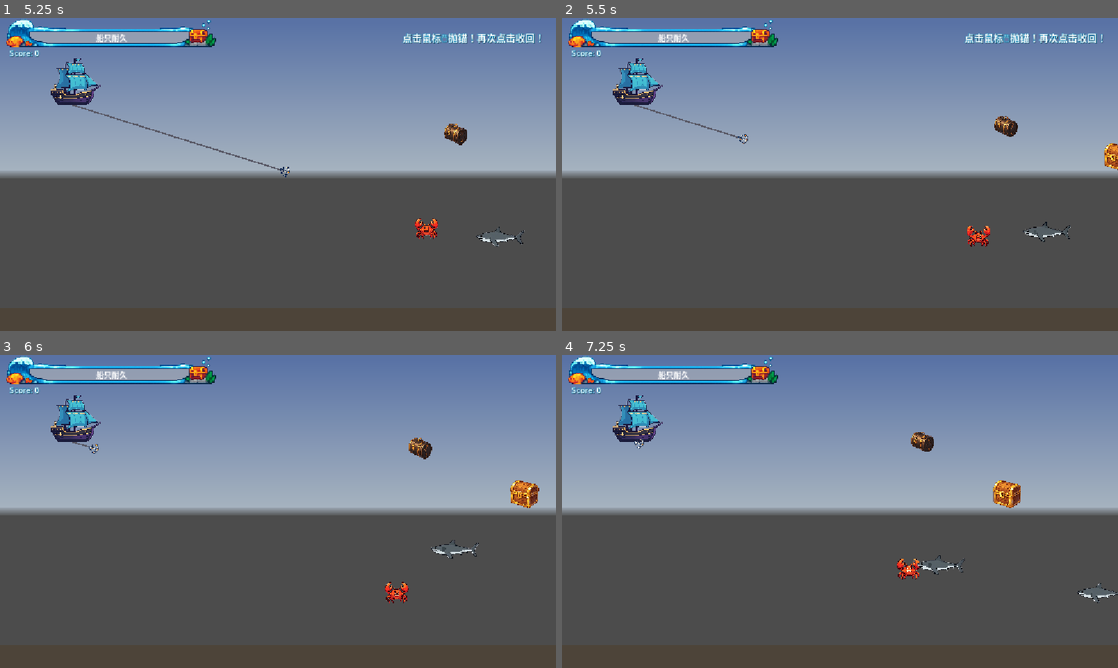
Above: before the commit, frames 1-4 (two rows, left to right).
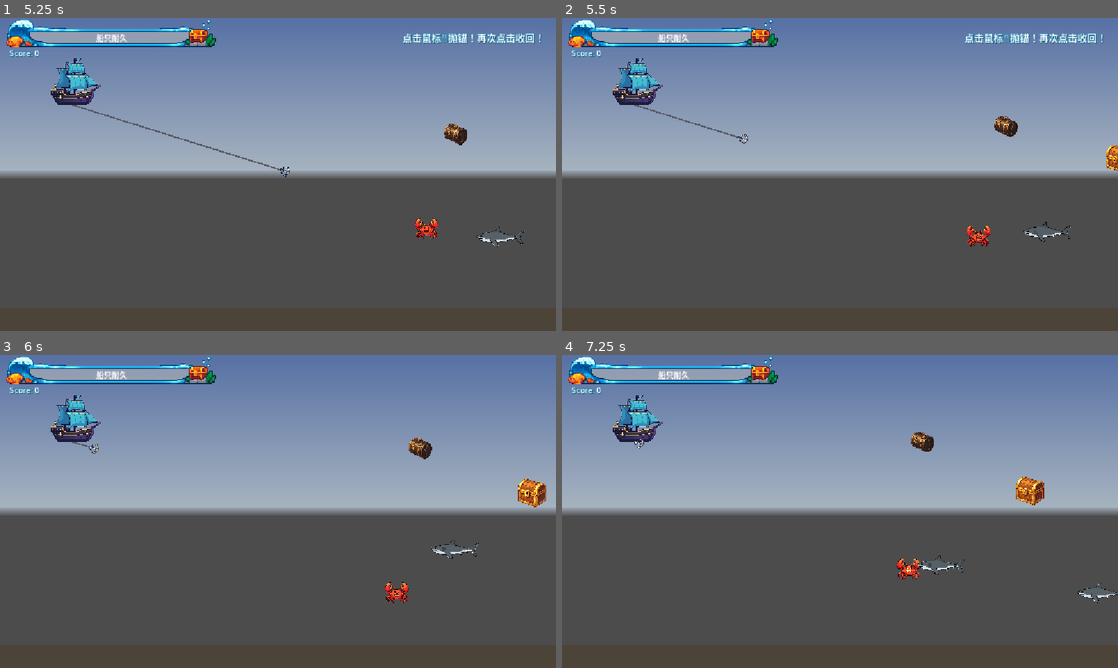
Above: after the commit, the same moments.

Repository: hysonger/anchor-loot
Game: Godot game, scene res://scenes/main.tscn
Same seed, same stepped clock (60 frames per second), same inputs: the game is played once before the commit and once after it. A sky picture missing from this copy of the repository is replaced by a grey-blue gradient.
Inputs (mouse positions are in pixels of both pictures, inside the frame that each line leads up to):
- Up to frame 1 (5.25 s): click "开始游戏 [Space]" at 0.5 s; tap Enter at 1.25 s; move the mouse to (400, 158) at 1.27 s; click (400, 158) at 1.42 s; tap Space at 1.52, 2.27, 3.77, 4.52 s; move the mouse to (166, 190) at 2.02 s; click (166, 190) at 2.17 s; move the mouse to (333, 105) at 2.77 s; click (333, 105) at 2.92 s; move the mouse to (250, 237) at 3.52 s; click (250, 237) at 3.67 s; move the mouse to (444, 221) at 4.27 s; click (444, 221) at 4.42 s; move the mouse to (111, 127) at 5.02 s; click (111, 127) at 5.17 s
- Up to frame 2 (5.5 s): tap Space at 5.27 s
- Up to frame 3 (6 s): move the mouse to (305, 511) at 5.77 s; click (305, 511) at 5.92 s
- Up to frame 4 (7.25 s): move the mouse to (756, 433) at 6.52 s; click (756, 433) at 6.67 s; tap Space at 6.77 s

Frame 1 is identical in both runs. In frame 2, 0.1% of the frame differs, in the area x 97-100%, y 40-49%; in frame 3, 0.4%; in frame 4, 0.7%, in the area x 77-87%, y 38-49%.

Commit message:
为宝箱也加上浮动效果

Diff:
--- a/autoload/game.gd
+++ b/autoload/game.gd
@@ -36,6 +36,8 @@
 # ---- 箱子（ChestItem）----
 const CHEST_VX_MIN := -150.0
 const CHEST_VX_MAX := -80.0
+const CHEST_SWING_AMP  := 8.0
+const CHEST_SWING_FREQ := 1.5
 
 # ---- 鱼（NormalFish / AggressiveFish 巡逻态）----
 const FISH_VX_MIN    := -150.0
--- a/scripts/items/chest_item.gd
+++ b/scripts/items/chest_item.gd
@@ -1,6 +1,6 @@
 class_name ChestItem
 extends Item
-# 箱子：纯左移。被锚击毁时原地生成一个随机掉落物。
+# 箱子：左移 + 小幅上下浮动。被锚击毁时原地生成一个随机掉落物。
 
 const DAMAGE := 25
 const SCORE := 10
@@ -11,8 +11,18 @@
 	{"scene": preload("res://scenes/treasure_item_large.tscn"),   "weight": 0.10},
 ]
 
+var _spawn_y: float = 0.0
+var _swing_time: float = 0.0
+
 func _init_velocity() -> Vector2:
+	_spawn_y = global_position.y
+	_swing_time = randf_range(0.0, TAU)
 	return Vector2(randf_range(Game.CHEST_VX_MIN, Game.CHEST_VX_MAX), 0.0)
+
+func _post_move(delta: float) -> void:
+	super._post_move(delta)
+	_swing_time += delta
+	global_position.y = _spawn_y + sin(_swing_time * Game.CHEST_SWING_FREQ) * Game.CHEST_SWING_AMP
 
 func _on_killed() -> void:
 	var scene: PackedScene = _pick_loot_scene()
